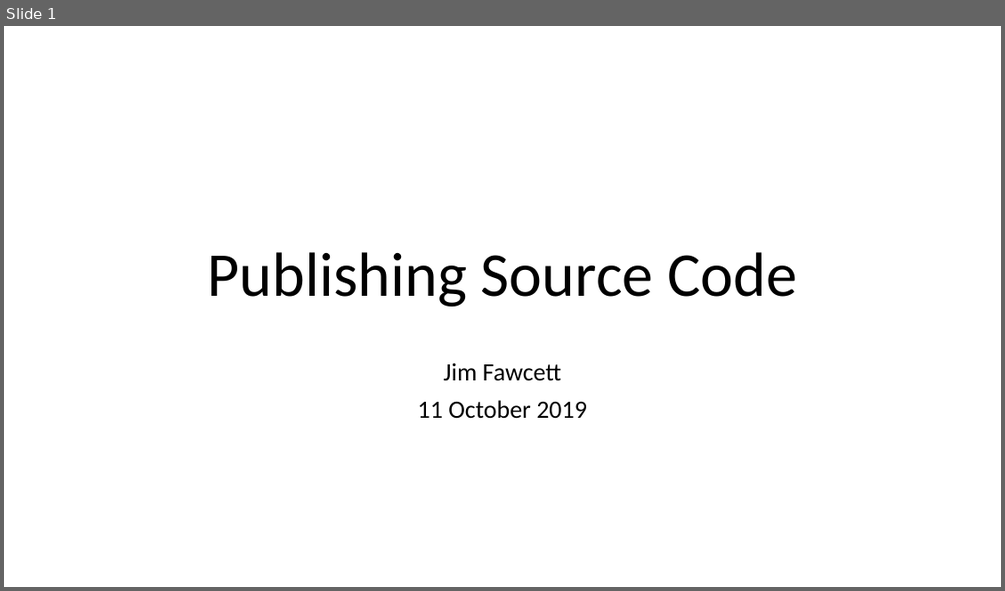
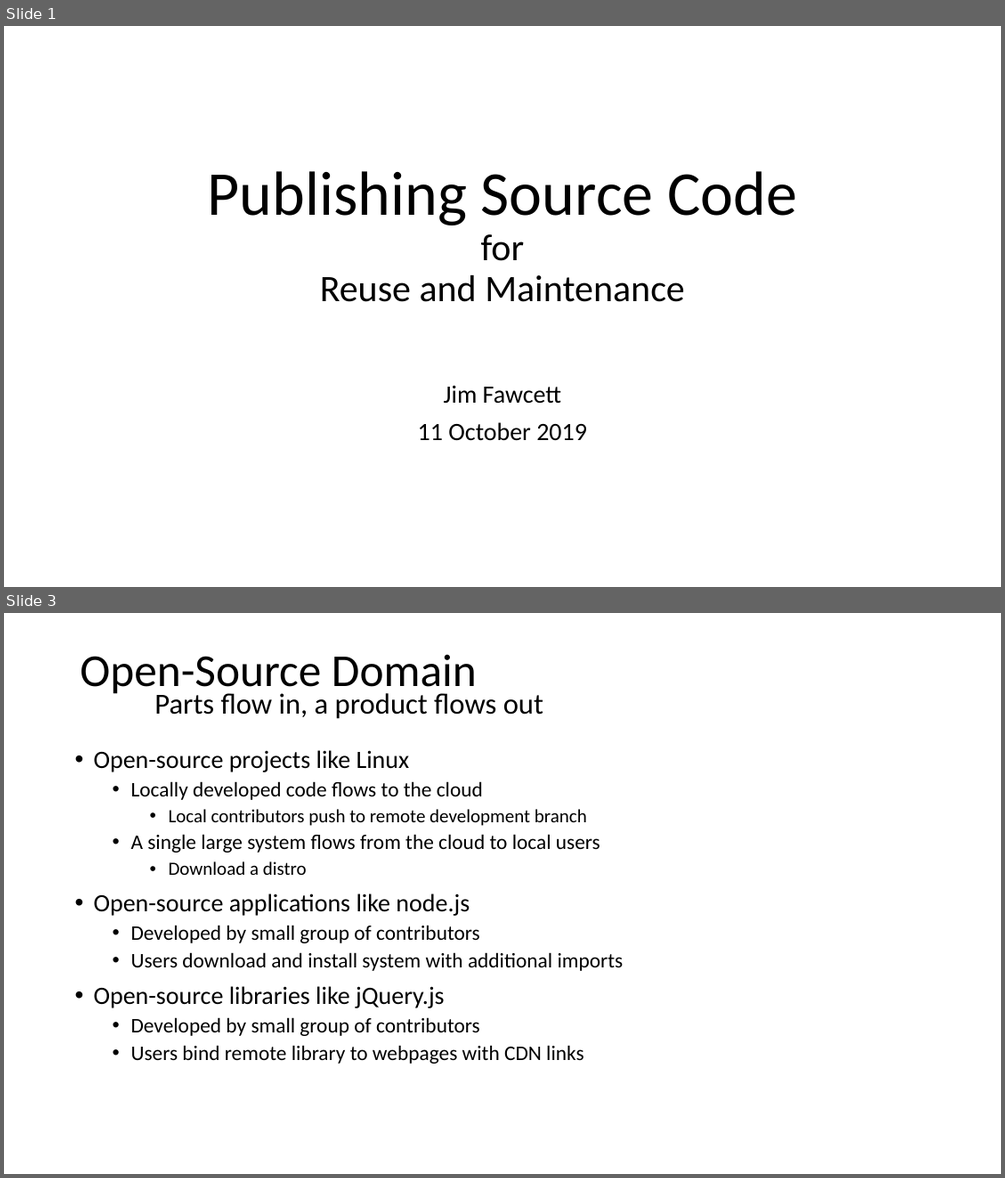
Before and after one commit to JimFawcett/JimFawcett.github.io, a slide deck: Resources/PublishingSourceCode.pptx. Shown one above the other, each under a label of ours: slide 1 before the commit, slides 1 and 3 after it; the slides between them are not shown. The pictures are 1005x591 and 1005x1178 pixels, drawn with LibreOffice and Linux fonts; fonts in the diff are those of the drawing. Boxes give left, top, right and bottom in pixels: in the first picture for what was removed or moved away, otherwise in the second. Text is boxed around its words. In the diff, an @@ line names an element or a change of style, - is before the commit and + after.

```diff
--- a/Resources/PublishingSourceCode.pptx
+++ b/Resources/PublishingSourceCode.pptx
@@ slide 3 added at (4,613,1001,1174), background #FFFFFF @@
@@ title added at (80,654,543,719), 28 pt, text #000000 @@
+Open-Source Domain
+Parts flow in, a product flows out
@@ text added at (94,750,623,1063), 20 pt, text #000000 @@
+• Open-source projects like Linux
+  • Locally developed code flows to the cloud
+    • Local contributors push to remote development branch
+  • A single large system flows from the cloud to local users
+    • Download a distro
+• Open-source applications like node.js
+  • Developed by small group of contributors
+  • Users download and install system with additional imports
+• Open-source libraries like jQuery.js
+  • Developed by small group of contributors
+  • Users bind remote library to webpages with CDN links
@@ slide 1 changed as well @@
@@ title at (208,171,797,302): text changed; size 60 to 36 pt @@
-Publishing Source Code
+Publishing Source Code
+for
+Reuse and Maintenance
@@ subtitle "Jim Fawcett": place and size @@
-subtitle "Jim Fawcett" at (418,362,587,418)
+subtitle "Jim Fawcett" at (418,385,587,441)
```
Also in this commit, not shown: 2 other slides changed, 7 other slides added.
